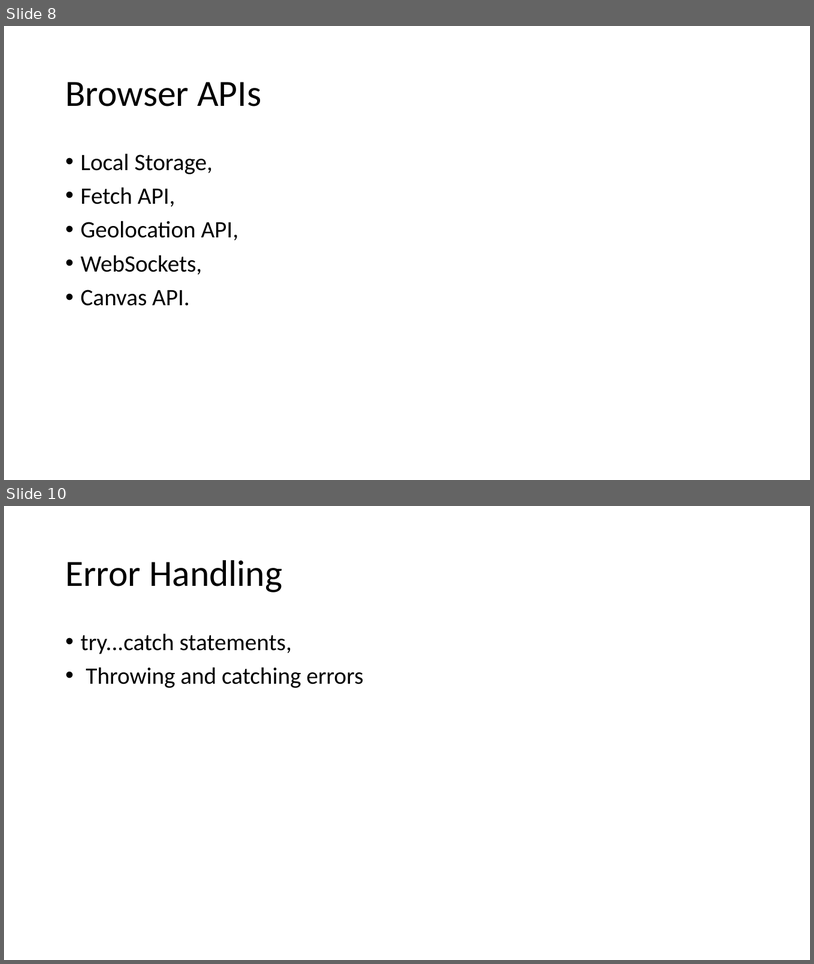
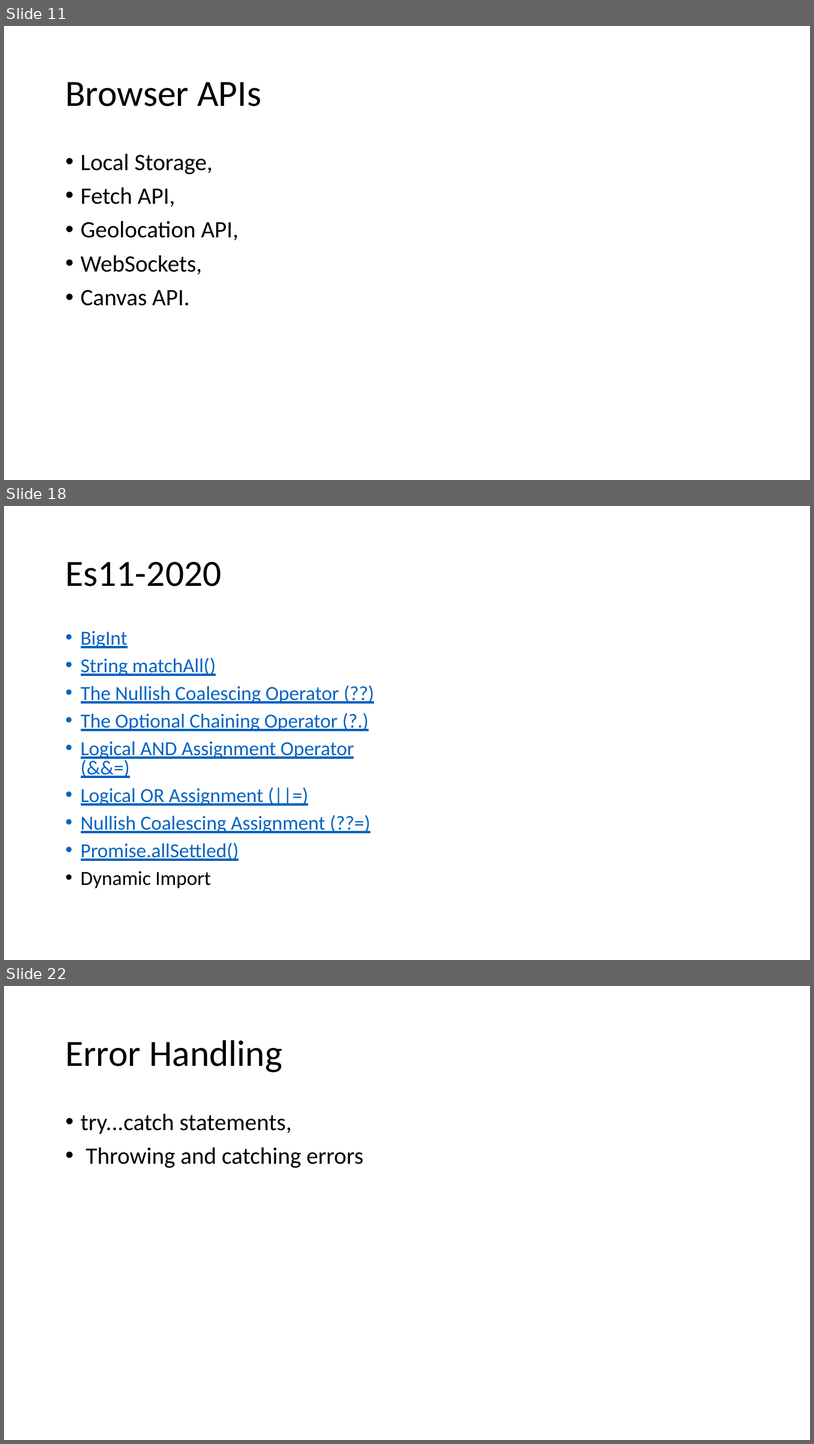
Before and after one commit to babumiya435/Portfolio, a slide deck: usp/Lstructure.pptx. Shown one above the other, each under a label of ours: slides 8 and 10 before the commit, slides 11, 18 and 22 after it; the slides between them are not shown. The pictures are 814x964 and 814x1444 pixels, drawn with LibreOffice and Linux fonts; fonts in the diff are those of the drawing. Boxes give left, top, right and bottom in pixels: in the first picture for what was removed or moved away, otherwise in the second. Text is boxed around its words. In the diff, an @@ line names an element or a change of style, - is before the commit and + after.

```diff
--- a/usp/Lstructure.pptx
+++ b/usp/Lstructure.pptx
@@ slide 18 added at (4,506,810,960), background #FFFFFF @@
@@ title added at (65,562,221,586), 44 pt, text #000000 @@
+Es11-2020
@@ text added at (81,631,354,888), 23.8 pt, text #0563C1, underline @@
+• BigInt
+• String matchAll()
+• The Nullish Coalescing Operator (??)
+• The Optional Chaining Operator (?.)
+• Logical AND Assignment Operator (&&=)
+• Logical OR Assignment (||=)
+• Nullish Coalescing Assignment (??=)
+• Promise.allSettled()
+• Dynamic Import
@@ what was slide 8 is now slide 11 @@
@@ what was slide 10 is now slide 22 @@
```
Also in this commit, not shown: 8 slides changed, 11 other slides added.
